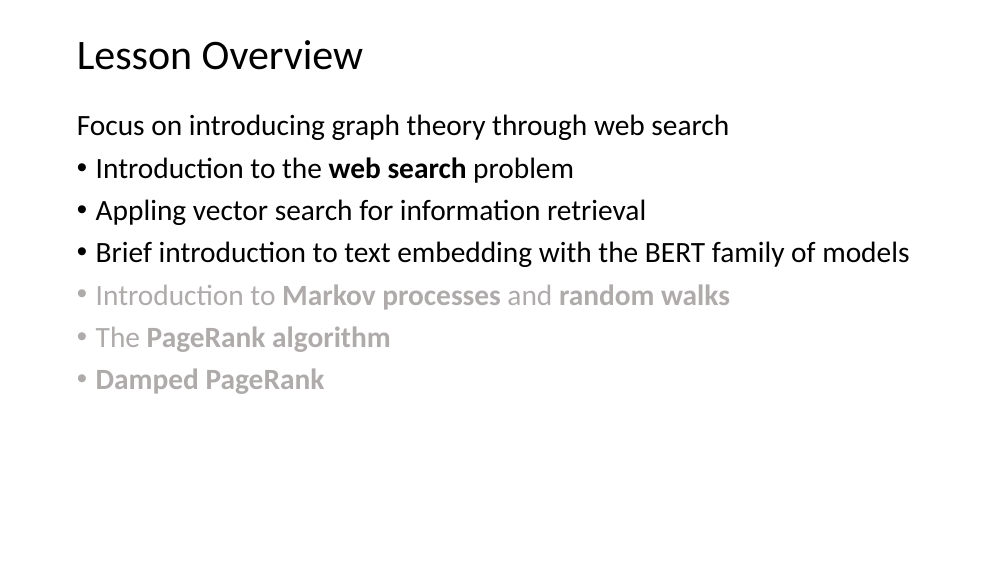
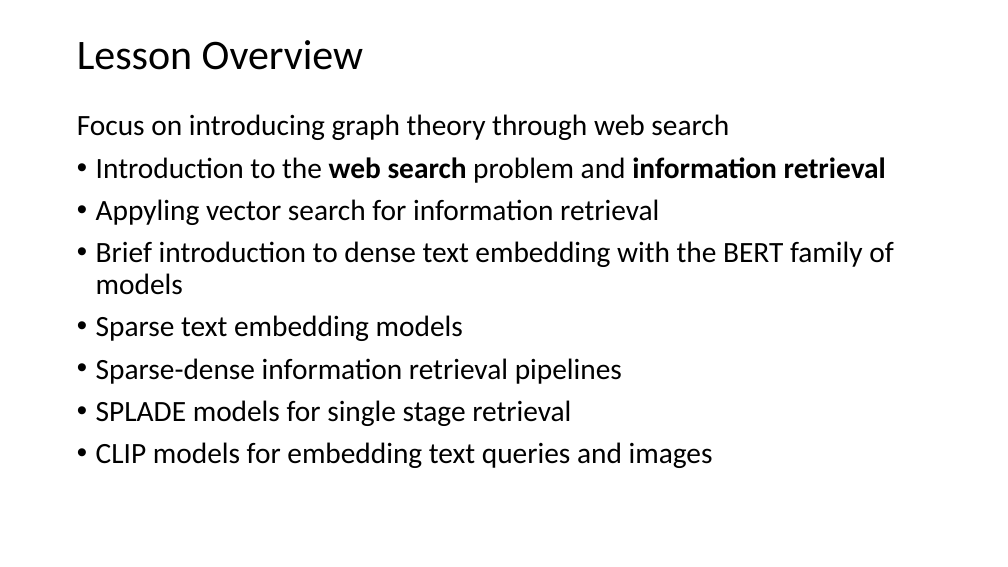
Before and after one commit to harelgabainew/school1, a slide deck: slide 2 of slides/7_DocumentWebSearching.pptx. Drawn at 1008x567 pixels with LibreOffice and Linux fonts; fonts in the diff are those of the drawing. Boxes give left, top, right and bottom in pixels: in the first picture for what was removed or moved away, otherwise in the second. Text is boxed around its words. In the diff, an @@ line names an element or a change of style, - is before the commit and + after.

```diff
--- a/slides/7_DocumentWebSearching.pptx
+++ b/slides/7_DocumentWebSearching.pptx
@@ text at [96,157,893,468]: text changed @@
-• Introduction to the web search problem
-• Appling vector search for information retrieval
-• Brief introduction to text embedding with the BERT family of models
-• Introduction to Markov processes and random walks
-• The PageRank algorithm
-• Damped PageRank
+• Introduction to the web search problem and information retrieval
+• Appyling vector search for information retrieval
+• Brief introduction to dense text embedding with the BERT family of models
+• Sparse text embedding models
+• Sparse-dense information retrieval pipelines
+• SPLADE models for single stage retrieval
+• CLIP models for embedding text queries and images
```
Also in this commit, not shown: 15 other slides changed, 6 slides added.
